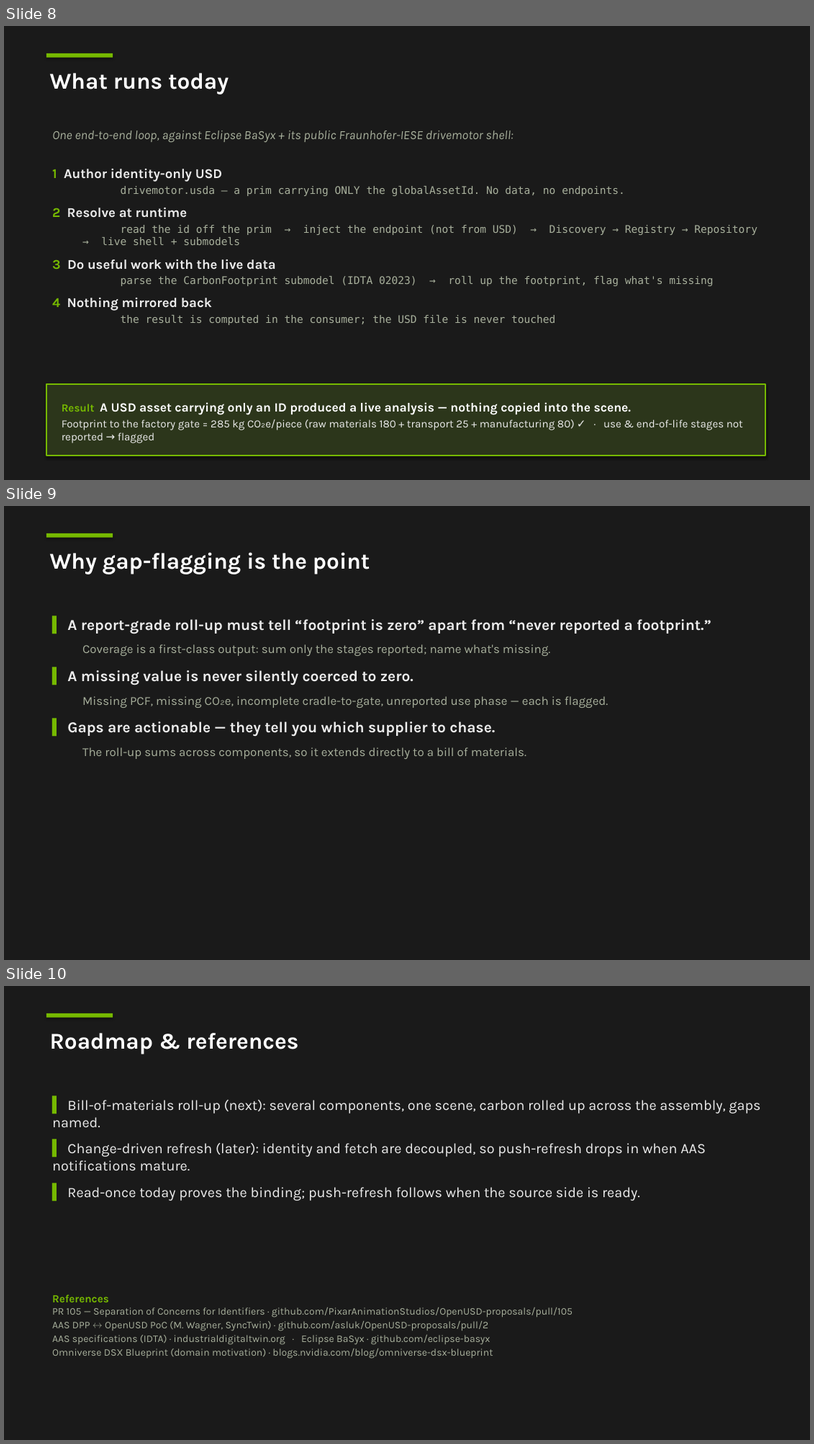
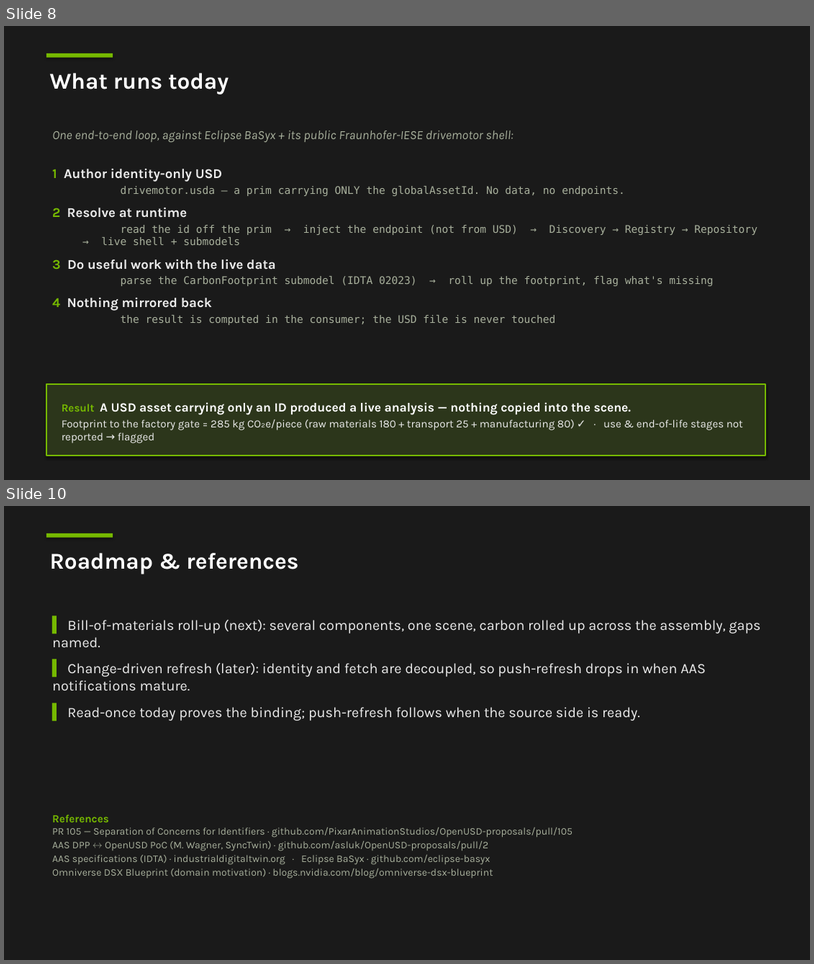
Before and after one commit to asluk/USD, a slide deck: extras/sourceIdentifiers/aas-helloworld/aas-usd-helloworld.pptx. Shown one above the other, each under a label of ours: slides 8, 9 and 10 before the commit, slides 8 and 10 after it; the slides between them are not shown. The pictures are 814x1444 and 814x964 pixels, drawn with LibreOffice and Linux fonts; fonts in the diff are those of the drawing. Boxes give left, top, right and bottom in pixels: in the first picture for what was removed or moved away, otherwise in the second. Text is boxed around its words. In the diff, an @@ line names an element or a change of style, - is before the commit and + after.

```diff
--- a/extras/sourceIdentifiers/aas-helloworld/aas-usd-helloworld.pptx
+++ b/extras/sourceIdentifiers/aas-helloworld/aas-usd-helloworld.pptx
@@ slide 9 removed at (x1=4, y1=506, x2=810, y2=960), background #1A1A1A @@
@@ rectangle removed at (x1=46, y1=533, x2=113, y2=538) @@
@@ text removed at (x1=50, y1=552, x2=370, y2=574) @@
-Why gap-flagging is the point
@@ text removed at (x1=67, y1=619, x2=712, y2=759) @@
-▍ A report-grade roll-up must tell “footprint is zero” apart from “never reported a footprint.”
-  Coverage is a first-class output: sum only the stages reported; name what's missing.
-▍ A missing value is never silently coerced to zero.
-  Missing PCF, missing CO₂e, incomplete cradle-to-gate, unreported use phase — each is flagged.
-▍ Gaps are actionable — they tell you which supplier to chase.
-  The roll-up sums across components, so it extends directly to a bill of materials.
```
Also in this commit, not shown: 1 slide added.
